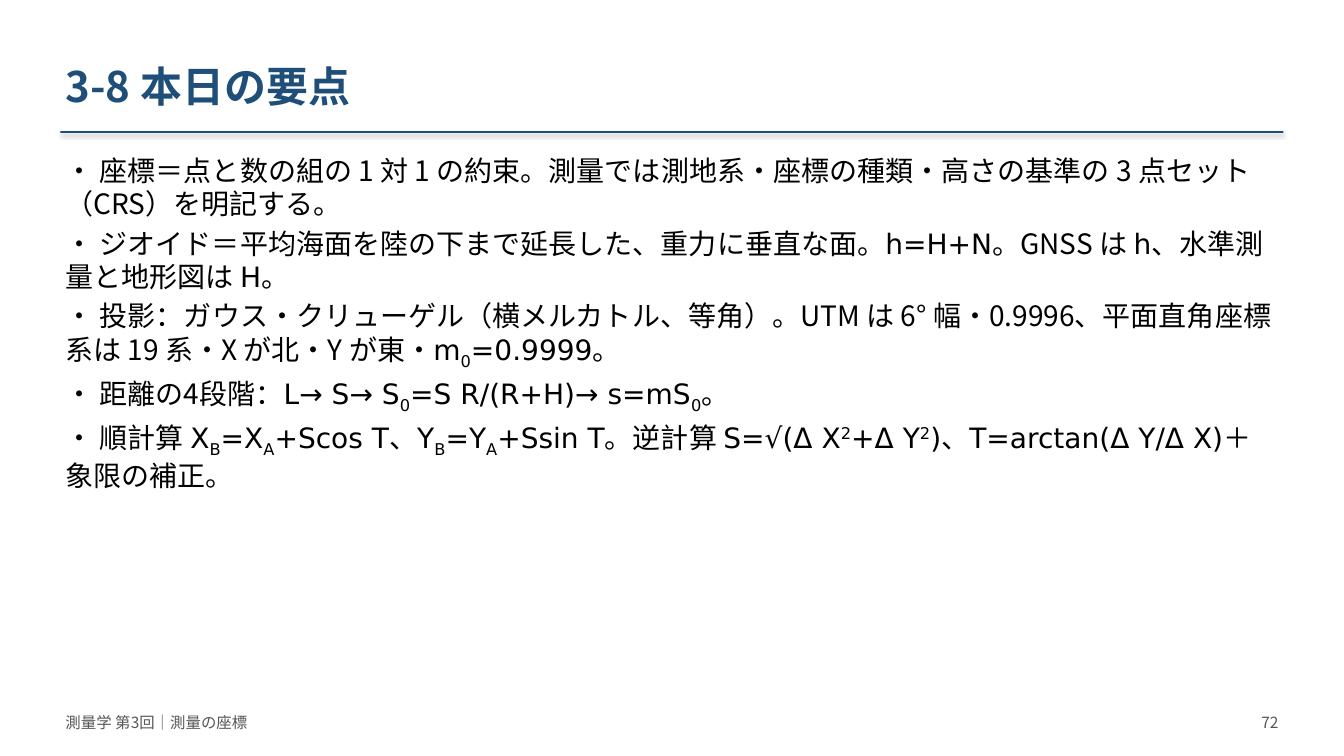
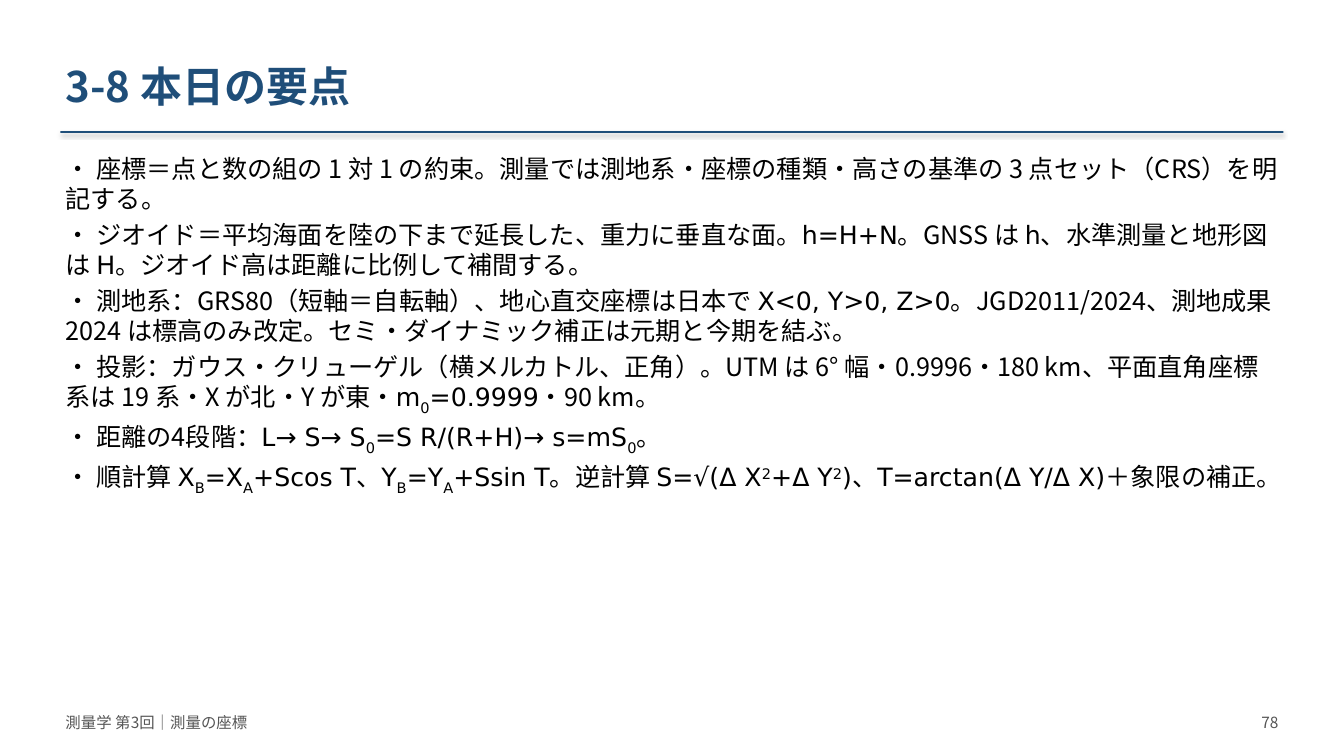
Before and after one commit to NN3210/Lecture, a slide deck: slide 78 of Surveying/materials/slides/第03回_測量の座標/slides.pptx (slide 72 before the commit). Drawn at 1344x756 pixels with LibreOffice and Linux fonts; fonts in the diff are those of the drawing. Boxes give left, top, right and bottom in pixels: in the first picture for what was removed or moved away, otherwise in the second. Text is boxed around its words. In the diff, an @@ line names an element or a change of style, - is before the commit and + after.

```diff
--- a/Surveying/materials/slides/第03回_測量の座標/slides.pptx
+++ b/Surveying/materials/slides/第03回_測量の座標/slides.pptx
@@ text at [65, 156, 1282, 490]: size 20 to 18 pt in "• 座標＝点と数の組の 1 対 1 の約束。測量では測地系・座標の種類・高さの基準の 3 ...", "• 距離の4段階：L→ S→ S0=S R/(R+H)→ s=mS0。", "• 順計算 XB=XA+Scos T、YB=YA+Ssin T。逆計算 S=√(Δ X2+Δ ..." @@
@@ text at [65, 222, 1272, 408]: text changed; size 20 to 18 pt @@
-• ジオイド＝平均海面を陸の下まで延長した、重力に垂直な面。h=H+N。GNSS は h、水準測量と地形図は H。
-• 投影：ガウス・クリューゲル（横メルカトル、等角）。UTM は 6° 幅・0.9996、平面直角座標系は 19 系・X が北・Y が東・m0=0.9999。
+• ジオイド＝平均海面を陸の下まで延長した、重力に垂直な面。h=H+N。GNSS は h、水準測量と地形図は H。ジオイド高は距離に比例して補間する。
+• 測地系：GRS80（短軸＝自転軸）、地心直交座標は日本で X<0, Y>0, Z>0。JGD2011/2024、測地成果 2024 は標高のみ改定。セミ・ダイナミック補正は元期と今期を結ぶ。
+• 投影：ガウス・クリューゲル（横メルカトル、正角）。UTM は 6° 幅・0.9996・180 km、平面直角座標系は 19 系・X が北・Y が東・m0=0.9999・90 km。
@@ text at [1261, 716, 1278, 728]: text changed @@
-72
+78
```
Also in this commit, not shown: 60 other slides changed, 6 slides added, 5 other files.
